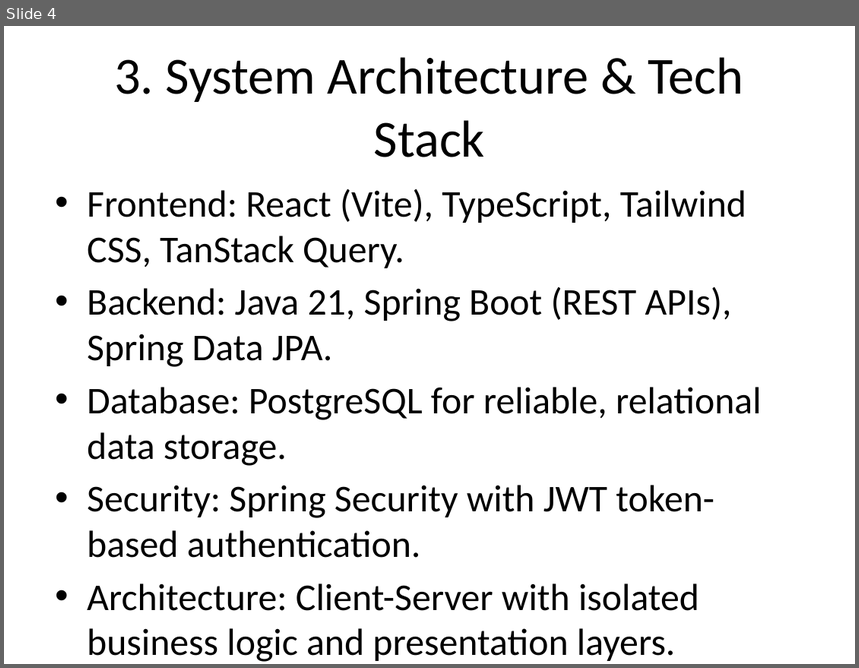
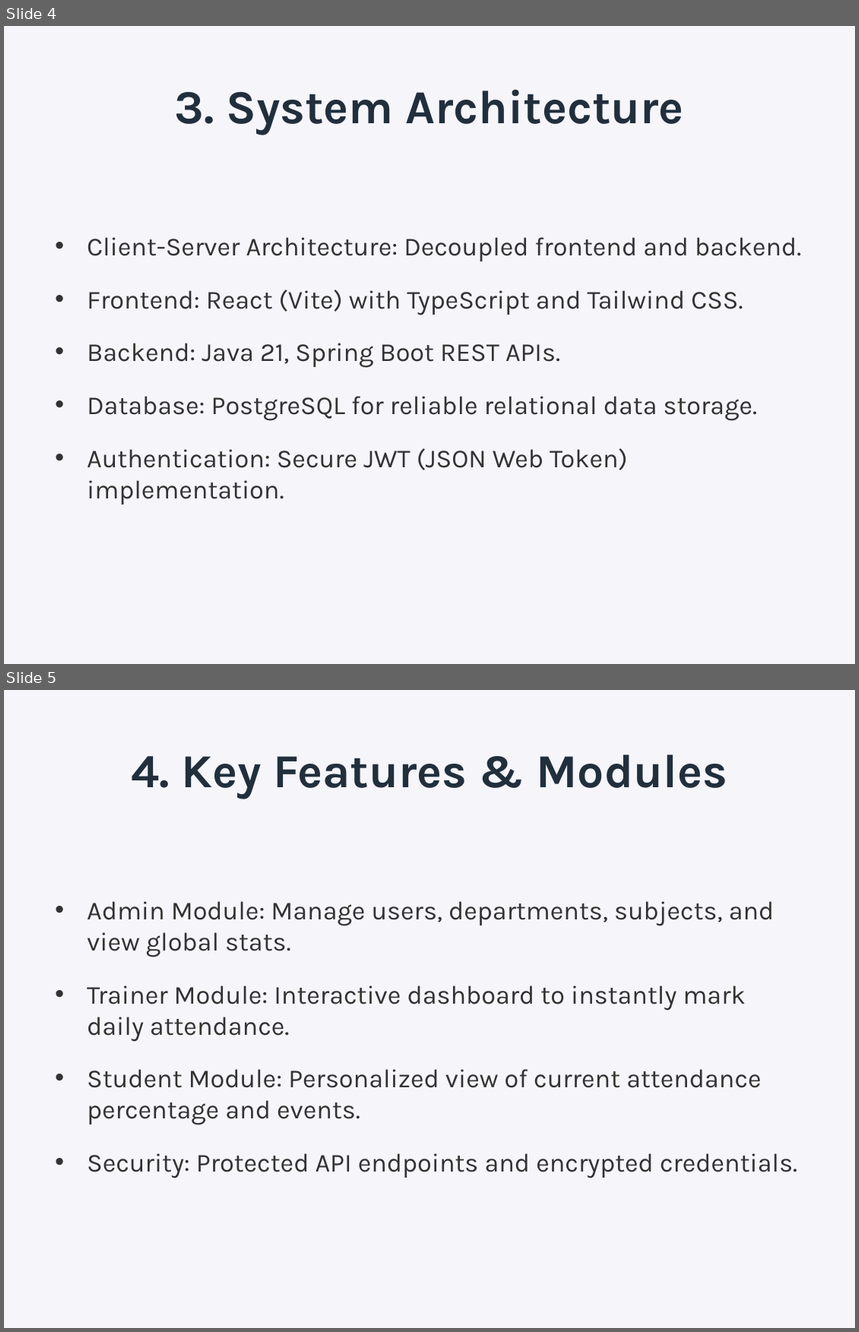
Before and after one commit to Ma-nas/Attandance-Managment-system, a slide deck: Attendance_Management_System_Presentation.pptx. Shown one above the other, each under a label of ours: slide 4 before the commit, slides 4 and 5 after it. The pictures are 859x668 and 859x1332 pixels, drawn with LibreOffice and Linux fonts; fonts in the diff are those of the drawing. Boxes give left, top, right and bottom in pixels: in the first picture for what was removed or moved away, otherwise in the second. Text is boxed around its words. In the diff, an @@ line names an element or a change of style, - is before the commit and + after.

Commit message:
docs(presentation): update Attendance Management System slide presentation and report assets

```diff
--- a/Attendance_Management_System_Presentation.pptx
+++ b/Attendance_Management_System_Presentation.pptx
@@ slide 5 added at (4, 690, 855, 1328), background #F5F5FA @@
@@ title added at (132, 755, 728, 799), 40 pt, text #212F3D, bold @@
+4. Key Features & Modules
@@ text added at (87, 901, 797, 1179), 22 pt, text #323232 @@
+• Admin Module: Manage users, departments, subjects, and view global stats.
+• Trainer Module: Interactive dashboard to instantly mark daily attendance.
+• Student Module: Personalized view of current attendance percentage and events.
+• Security: Protected API endpoints and encrypted credentials.
@@ slide 4 changed as well @@
@@ background #FFFFFF to #F5F5FA @@
@@ title at (175, 89, 684, 135): text changed; size 44 to 40 pt; font Calibri to Karla; text colour #000000 to #212F3D; bold on @@
-3. System Architecture & Tech Stack
+3. System Architecture
@@ text at (87, 237, 801, 505): text changed; size 32 to 22 pt; font Calibri to Karla; text colour #000000 to #323232 @@
-• Frontend: React (Vite), TypeScript, Tailwind CSS, TanStack Query.
-• Backend: Java 21, Spring Boot (REST APIs), Spring Data JPA.
-• Database: PostgreSQL for reliable, relational data storage.
-• Security: Spring Security with JWT token-based authentication.
-• Architecture: Client-Server with isolated business logic and presentation layers.
+• Client-Server Architecture: Decoupled frontend and backend.
+• Frontend: React (Vite) with TypeScript and Tailwind CSS.
+• Backend: Java 21, Spring Boot REST APIs.
+• Database: PostgreSQL for reliable relational data storage.
+• Authentication: Secure JWT (JSON Web Token) implementation.
```
Also in this commit, not shown: 6 other slides changed, 2 other slides added, 2 slides removed, 2 other files.
